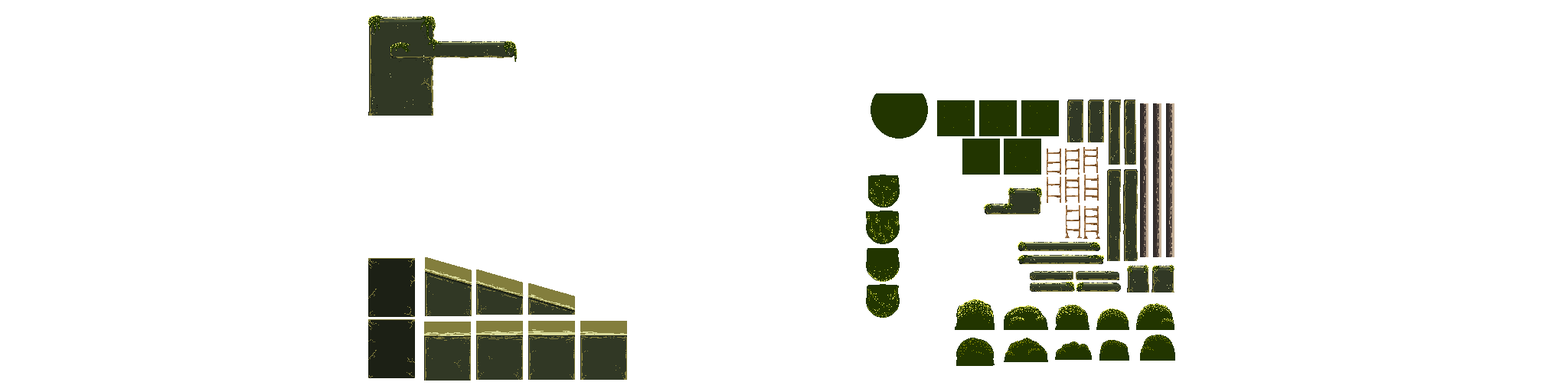
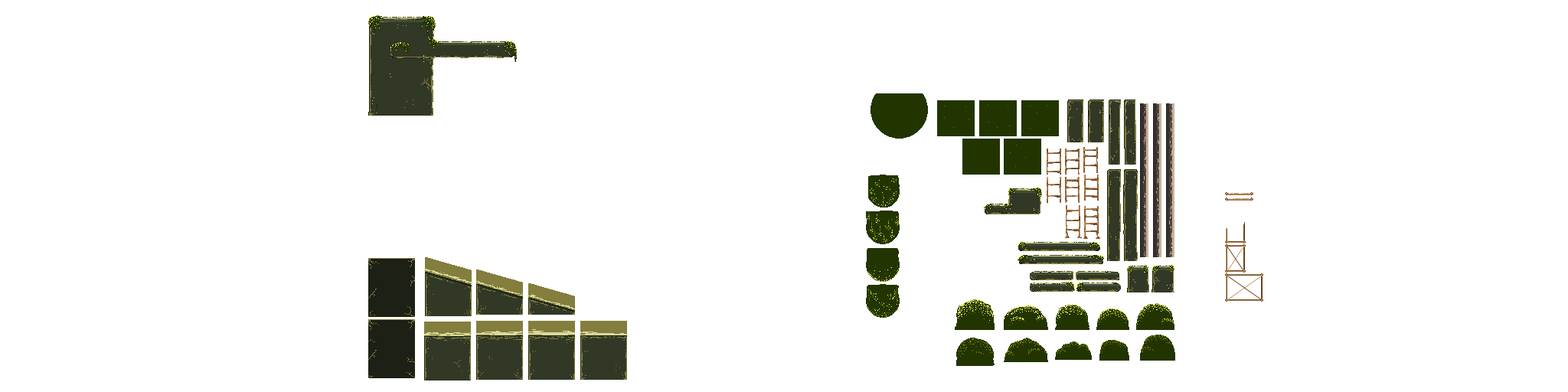
Revision of a layered w=1568, h=392 image; what changed, layer by layer:
added group "Bamboo platform" with 5 layers above "Ladders" over [1225, 192, 1264, 302]
added layer "F3Platform3" in group "Bamboo platform" over [1225, 197, 1254, 201]
added layer "F3Platform1" in group "Bamboo platform" over [1225, 192, 1254, 196]
added layer "Square3" in group "Bamboo platform" over [1225, 273, 1264, 302]
added layer "Square2" in group "Bamboo platform" over [1225, 222, 1246, 244]
added layer "Square1" in group "Bamboo platform" over [1225, 244, 1246, 273]
